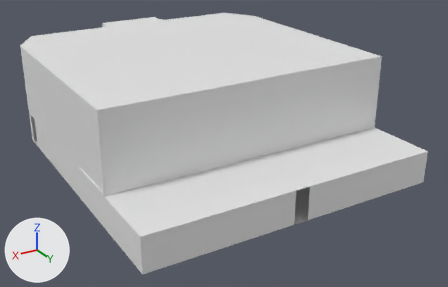
Renders of the FBX model PlayAwardSrc/Assets/PlayAward/Gfx/FBX/Hall/Hall_M.FBX from each side of a commit.
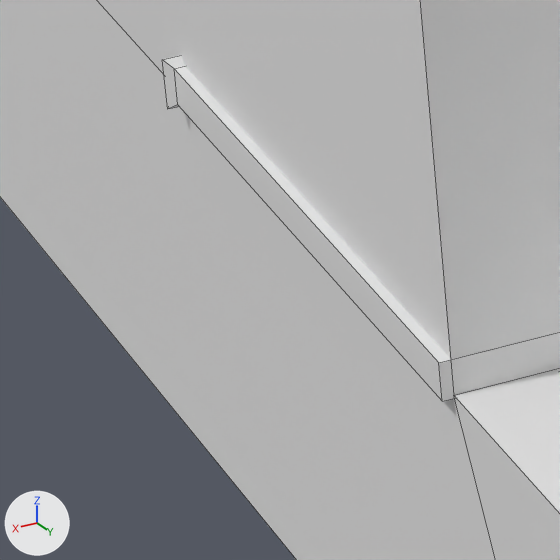
Each version appears first whole from a 50 mm lens placed at (106.2, 199.7, 98.0), pointed at (-4.8, 14.6, 5.4), and next in a close-up on the part from 14% to 25% of the width and 57% to 74% of the height. The lights are fixed; the arrows at lower left show +X, +Y and +Z. The close-ups show mesh edges as thin lines. Where no turn or scale is listed for an object, it has been applied to the vertices.

The first close-up shows 'Hall'.
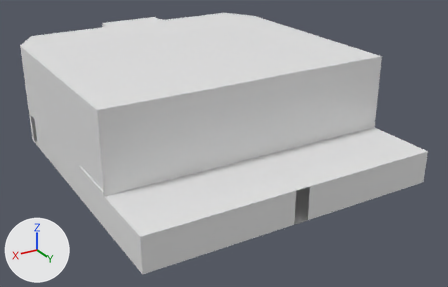
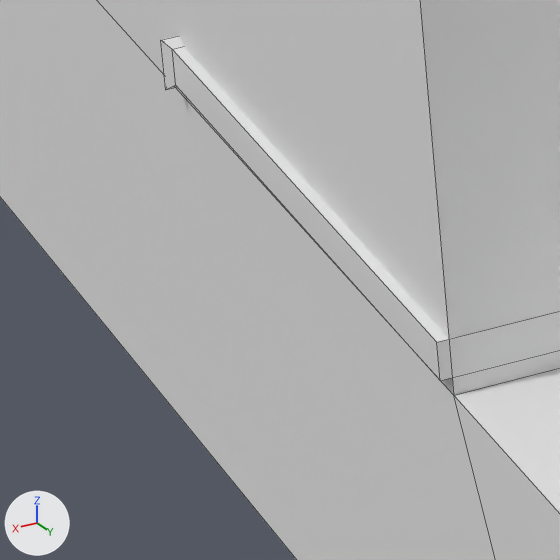
Pixel boxes (x1, y1, x2, y2) of what changed, in the close-ups (560 x 560 px; the box of a moved part takes in the faces that stretch with it):
part 1 of me_mesh, moved or reshaped: before (163, 55, 560, 401); after (161, 36, 560, 381)

What the commit changed:
me_mesh has 264 vertices, 253 faces and spans x -53.7..53.7, y -59.6..68.9, z -0.2..39.2.
me_mesh is used by ob_hall; location (0.0, 0.0, 0.0).
me_mesh part 1: the loose piece of 168 vertices spanning x -53.7..53.7, y 10.3..43.1, z 11.4..12.9 is moved by (0.0, 0.0, 0.6).
